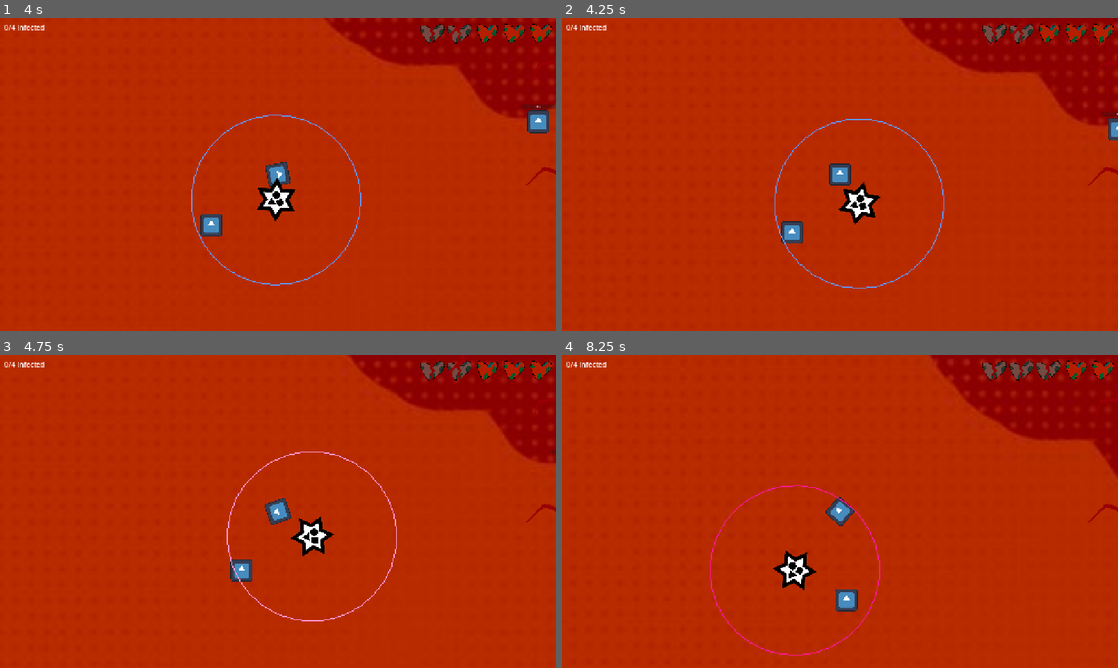
Above: before the commit, frames 1-4 (two rows, left to right).
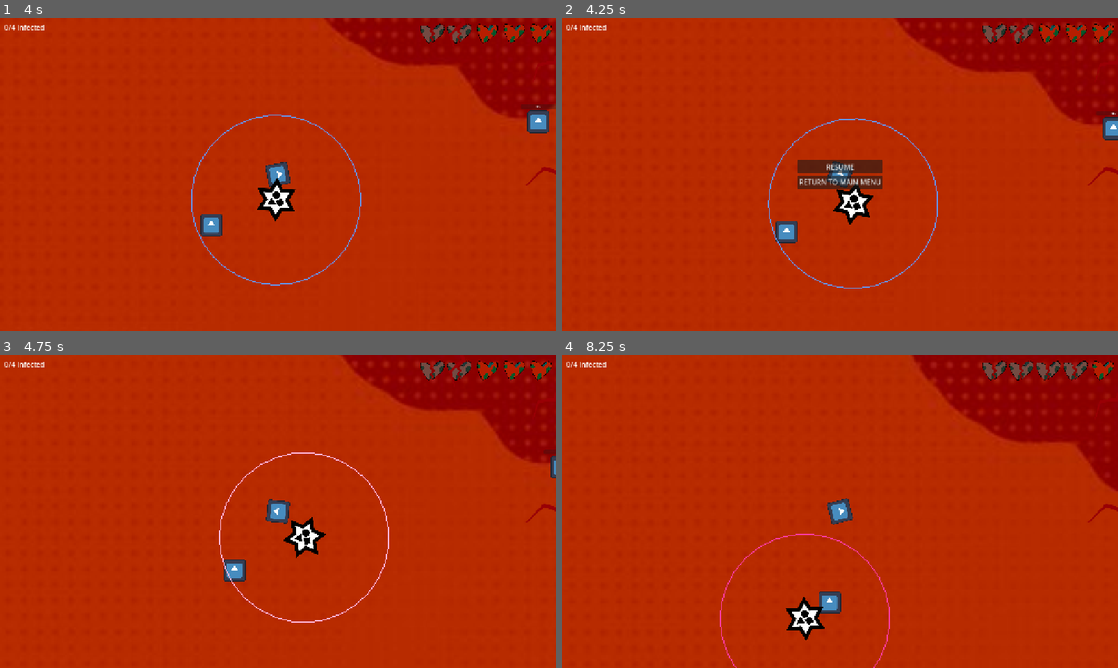
Above: after the commit, the same moments.

Repository: MarkusSecundus/GlobalJam_2026
Game: Godot game, scene res://maps/test_map.tscn
The game is run twice, just before and just after one commit, with the same random seed, the same clock (stepped at 60 frames per second) and the same inputs. The engine's default icon, where the game draws it, is replaced by a stand-in: a white triangle on a blue panel in a dark square.
Inputs (mouse positions are in pixels of both pictures, inside the frame that each line leads up to):
- Up to frame 1 (4 s): hold D (Right) 0.53-1.28 s; tap one key every 0.75 s from 0.6 s: 1 (Mask1) 2 (Mask2) 3 (Mask3) 1 (Mask1) 2 (Mask2); hold S (Down) 1.28-2.03 s; hold D (Right) 2.03-2.78 s; hold W (Up) 2.78-3.53 s; hold A (Left) from 3.53 s (still down)
- Up to frame 2 (4.25 s): keep holding A (Left); tap Escape (Pause, bound only after the commit) at 4.15 s
- Up to frame 3 (4.75 s): release A (Left) at 4.25 s; click (278, 505) at 4.25 s, where only the run after the commit has a clickable "RESUME"
- Up to frame 4 (8.25 s): hold A (Left) 5.03-5.78 s; tap one key every 0.75 s from 5.1 s: 3 (Mask3) 1 (Mask1) 2 (Mask2) 3 (Mask3) 1 (Mask1); hold S (Down) 5.78-6.53 s; hold D (Right) 6.53-7.28 s; hold W (Up) 7.28-8.03 s; hold D (Right) from 8.03 s (still down)

Frame 1 is identical in both runs. In frame 2, 3.0% of the frame differs, in the area x 37-100%, y 0-87%; in frame 3, 2.1%; in frame 4, 3.7%, in the area x 26-100%, y 0-100%.

Commit message:
broken pause menu

Diff:
--- a/maps/test_map.tscn
+++ b/maps/test_map.tscn
@@ -14,6 +14,7 @@
 [ext_resource type="Script" uid="uid://oftyspnf0fd3" path="res://scripts/util/dialog_system/DialogSystem.gd" id="10_wd2vj"]
 [ext_resource type="Script" uid="uid://drunnu1gxn230" path="res://scripts/util/dialog_system/DialogCoroutine.gd" id="11_fpxlb"]
 [ext_resource type="Script" uid="uid://ubonts5hn7fi" path="res://scripts/util/dialog_system/dialog_custom_actions/DialogAction_Fader.gd" id="12_u8v7t"]
+[ext_resource type="PackedScene" uid="uid://bwc1cyl16dnxq" path="res://ui/pause_dialog.tscn" id="15_ad6p3"]
 
 [sub_resource type="RectangleShape2D" id="RectangleShape2D_b71ab"]
 size = Vector2(128, 127)
@@ -282,3 +283,7 @@
 rotation = -3.224683
 scale = Vector2(0.42411056, 0.46695194)
 texture = ExtResource("9_svl6s")
+
+[node name="CanvasLayer3" type="CanvasLayer" parent="." unique_id=1058586376]
+
+[node name="PauseDialog" parent="CanvasLayer3" unique_id=1907803477 instance=ExtResource("15_ad6p3")]
--- a/project.godot
+++ b/project.godot
@@ -71,6 +71,11 @@
 "events": [Object(InputEventKey,"resource_local_to_scene":false,"resource_name":"","device":-1,"window_id":0,"alt_press …(191 unchanged characters)…
 ]
 }
+Pause={
+"deadzone": 0.2,
+"events": [Object(InputEventKey,"resource_local_to_scene":false,"resource_name":"","device":-1,"window_id":0,"alt_pressed":false,"shift_pressed":false,"ctrl_pressed":false,"meta_pressed":false,"pressed":false,"keycode":0,"physical_keycode":4194305,"key_label":0,"unicode":0,"location":0,"echo":false,"script":null)
+]
+}
 
 [physics]
 
--- /dev/null
+++ b/scripts/ui/pause_menu.gd
@@ -0,0 +1,29 @@
+extends Control
+
+
+# Called when the node enters the scene tree for the first time.
+func _ready() -> void:
+	visible = false
+	pass # Replace with function body.
+
+
+# Called every frame. 'delta' is the elapsed time since the previous frame.
+func _process(delta: float) -> void:
+	if Input.is_action_just_pressed("Pause"):
+		if get_tree().paused == true:
+			visible = false
+			get_tree().paused = false
+		else:
+			visible = true
+			get_tree().paused = true
+
+
+func _on_button_resume_pressed() -> void:
+	get_tree().paused = false
+	visible = false
+
+
+func _on_button_return_pressed() -> void:
+	get_tree().paused = false
+	#visible = false
+	#get_tree().change_scene_to_file("res://ui/main_menu.tscn")
--- /dev/null
+++ b/ui/pause_dialog.tscn
@@ -0,0 +1,62 @@
+[gd_scene format=3 uid="uid://bwc1cyl16dnxq"]
+
+[ext_resource type="Script" uid="uid://cwfg7dqqtia5f" path="res://scripts/ui/pause_menu.gd" id="1_g3orj"]
+[ext_resource type="Script" uid="uid://oftyspnf0fd3" path="res://scripts/util/dialog_system/DialogSystem.gd" id="2_vd0j4"]
+[ext_resource type="Script" uid="uid://drunnu1gxn230" path="res://scripts/util/dialog_system/DialogCoroutine.gd" id="3_8mhdj"]
+[ext_resource type="Script" uid="uid://ubonts5hn7fi" path="res://scripts/util/dialog_system/dialog_custom_actions/DialogAction_Fader.gd" id="4_bupjb"]
+[ext_resource type="Script" uid="uid://dfavgujxe6882" path="res://scripts/util/dialog_system/simple_actions/DialogActionTransitionScene.gd" id="5_bupjb"]
+[ext_resource type="PackedScene" uid="uid://dan82ij8bjudb" path="res://ui/main_menu.tscn" id="6_bupjb"]
+
+[node name="PauseDialog" type="Control" unique_id=1907803477]
+process_mode = 3
+layout_mode = 3
+anchors_preset = 15
+anchor_right = 1.0
+anchor_bottom = 1.0
+grow_horizontal = 2
+grow_vertical = 2
+script = ExtResource("1_g3orj")
+
+[node name="VBoxContainer" type="VBoxContainer" parent="." unique_id=1599379369]
+layout_mode = 1
+anchors_preset = 8
+anchor_left = 0.5
+anchor_top = 0.5
+anchor_right = 0.5
+anchor_bottom = 0.5
+offset_left = -20.0
+offset_top = -20.0
+offset_right = 20.0
+offset_bottom = 20.0
+grow_horizontal = 2
+grow_vertical = 2
+
+[node name="Button_resume" type="Button" parent="VBoxContainer" unique_id=864557870]
+layout_mode = 2
+text = "RESUME"
+
+[node name="Button_return" type="Button" parent="VBoxContainer" unique_id=946639192]
+layout_mode = 2
+text = "RETURN TO MAIN MENU"
+
+[node name="FadeAction" type="Node" parent="." unique_id=1436554725 node_paths=PackedStringArray("default_start")]
+script = ExtResource("2_vd0j4")
+default_start = NodePath("Fn_OnStart")
+
+[node name="Fn_OnStart" type="Node" parent="FadeAction" unique_id=937284288]
+script = ExtResource("3_8mhdj")
+
+[node name="FadeOut" type="Node" parent="FadeAction/Fn_OnStart" unique_id=275649841]
+script = ExtResource("4_bupjb")
+end_alpha = 1.0
+duration_seconds = 1.0
+ease = 1
+transition = 1
+
+[node name="Transition" type="Node" parent="FadeAction/Fn_OnStart" unique_id=1631386444]
+script = ExtResource("5_bupjb")
+destination = ExtResource("6_bupjb")
+
+[connection signal="pressed" from="VBoxContainer/Button_resume" to="." method="_on_button_resume_pressed"]
+[connection signal="pressed" from="VBoxContainer/Button_return" to="." method="_on_button_return_pressed"]
+[connection signal="pressed" from="VBoxContainer/Button_return" to="FadeAction/Fn_OnStart" method="run_dialog"]
Not shown, added: scripts/ui/pause_menu.gd.uid
Not shown: 1 places in ui/main_menu.tscn that only renumber resources
